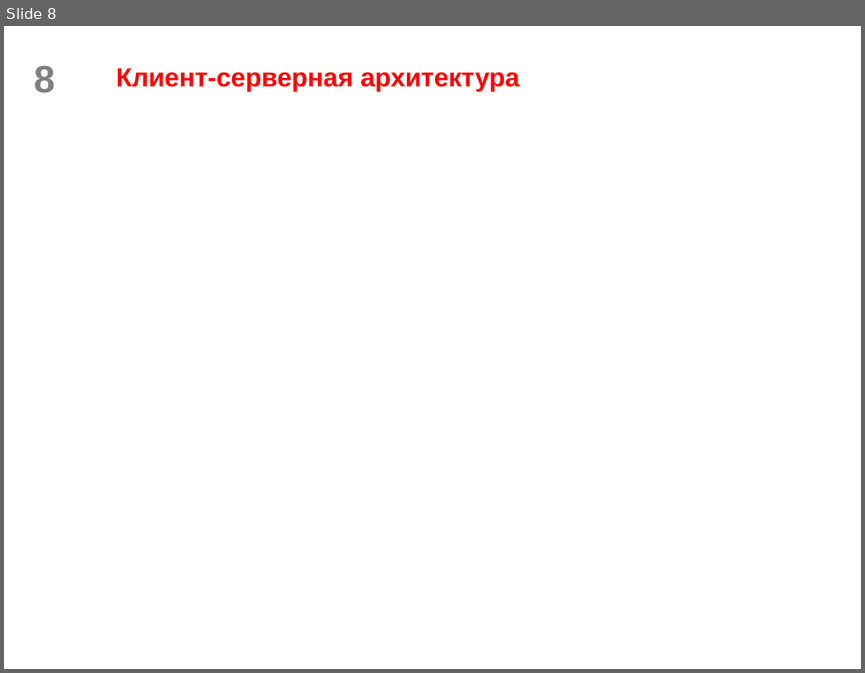
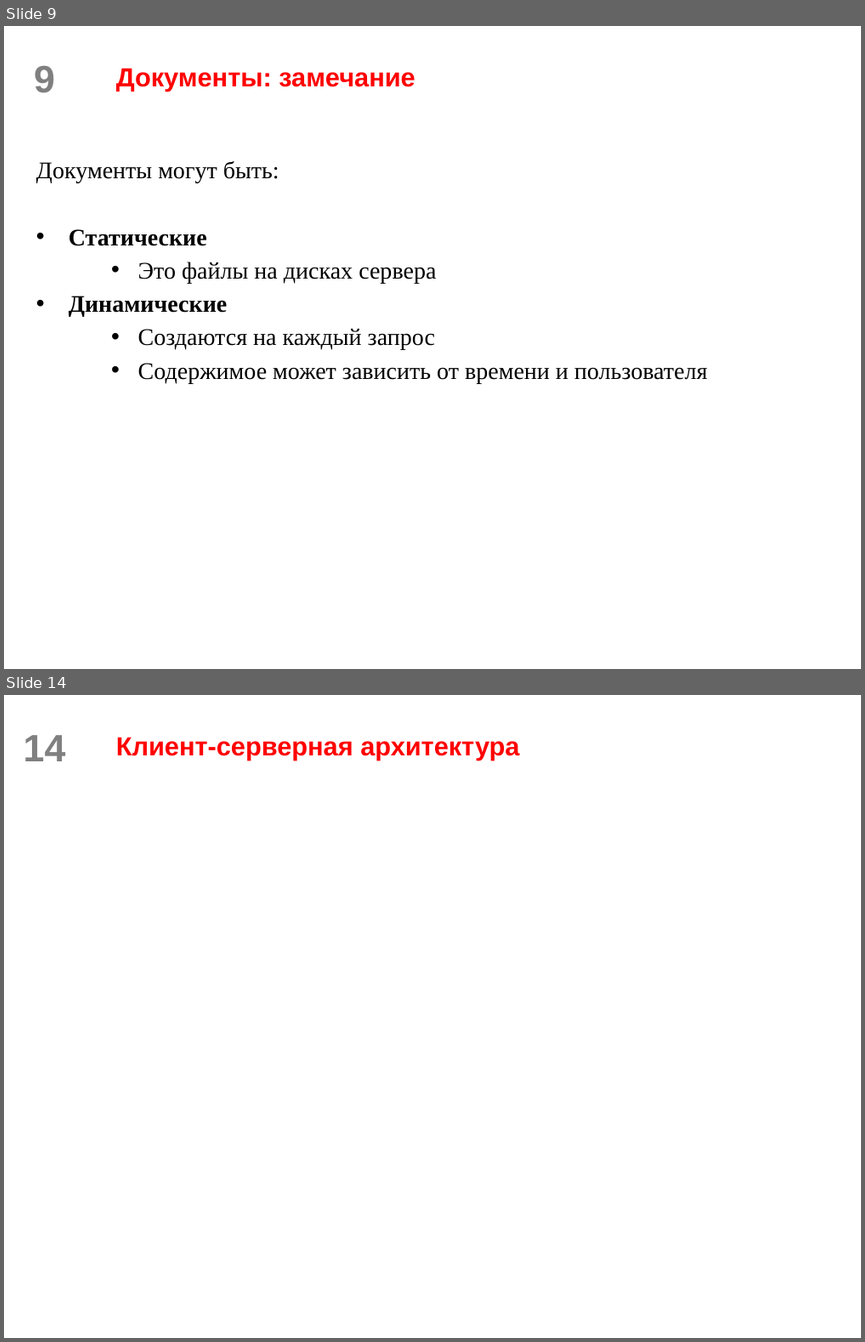
Before and after one commit to scareme/web_flask, a slide deck: Разработка веб-сервисов. Часть 1.pptx. Shown one above the other, each under a label of ours: slide 8 before the commit, slides 9 and 14 after it; the slides between them are not shown. The pictures are 865x673 and 865x1342 pixels, drawn with LibreOffice and Linux fonts; fonts in the diff are those of the drawing; background and template pictures are left out. Boxes give left, top, right and bottom in pixels: in the first picture for what was removed or moved away, otherwise in the second. Text is boxed around its words. In the diff, an @@ line names an element or a change of style, - is before the commit and + after.

```diff
--- a/Разработка веб-сервисов. Часть 1.pptx
+++ b/Разработка веб-сервисов. Часть 1.pptx
@@ slide 9 added at [4, 26, 861, 669], background picture (left out); not listed: 1 template element that a slide beside it also shows @@
@@ title added at [116, 68, 415, 91], 22 pt, text #FF0000, bold @@
+Документы: замечание
@@ text added at [36, 161, 708, 383], 20 pt, text #000000 @@
+Документы могут быть:
+• Статические
+  • Это файлы на дисках сервера
+• Динамические
+  • Создаются на каждый запрос
+  • Содержимое может зависить от времени и пользователя
@@ what was slide 8 is now slide 14 @@
@@ page number at [24, 735, 66, 761]: text changed @@
-8
+14
```
Also in this commit, not shown: 4 slides changed, 10 other slides added, 3 slides removed, 4 other files.
